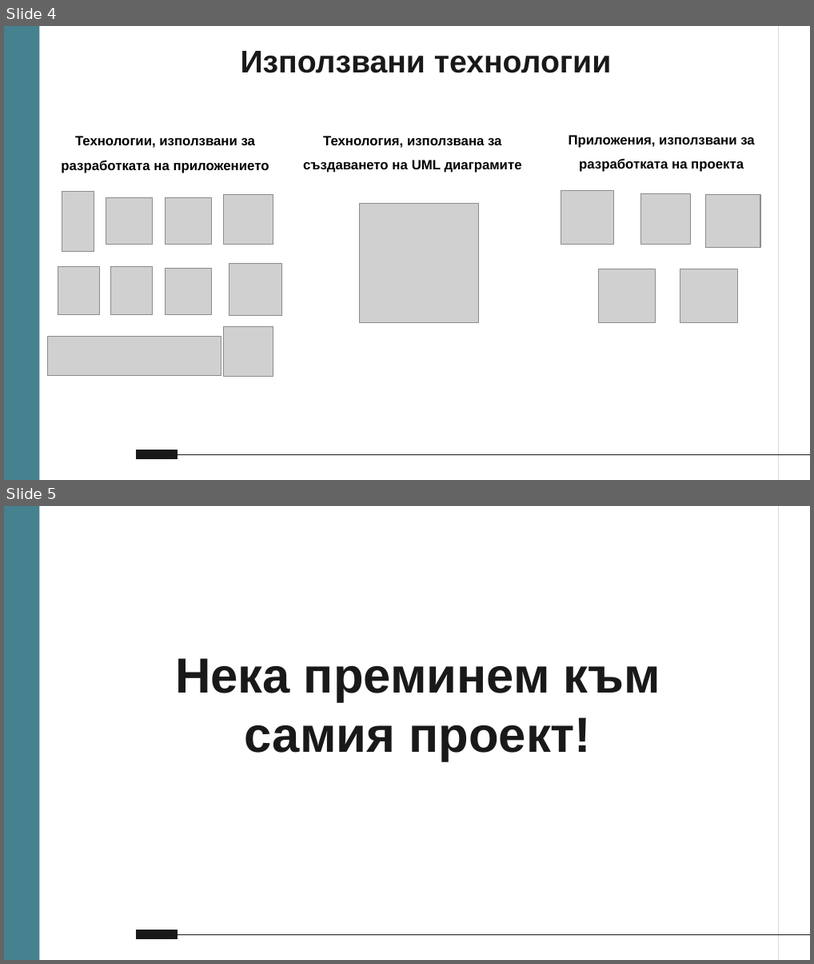
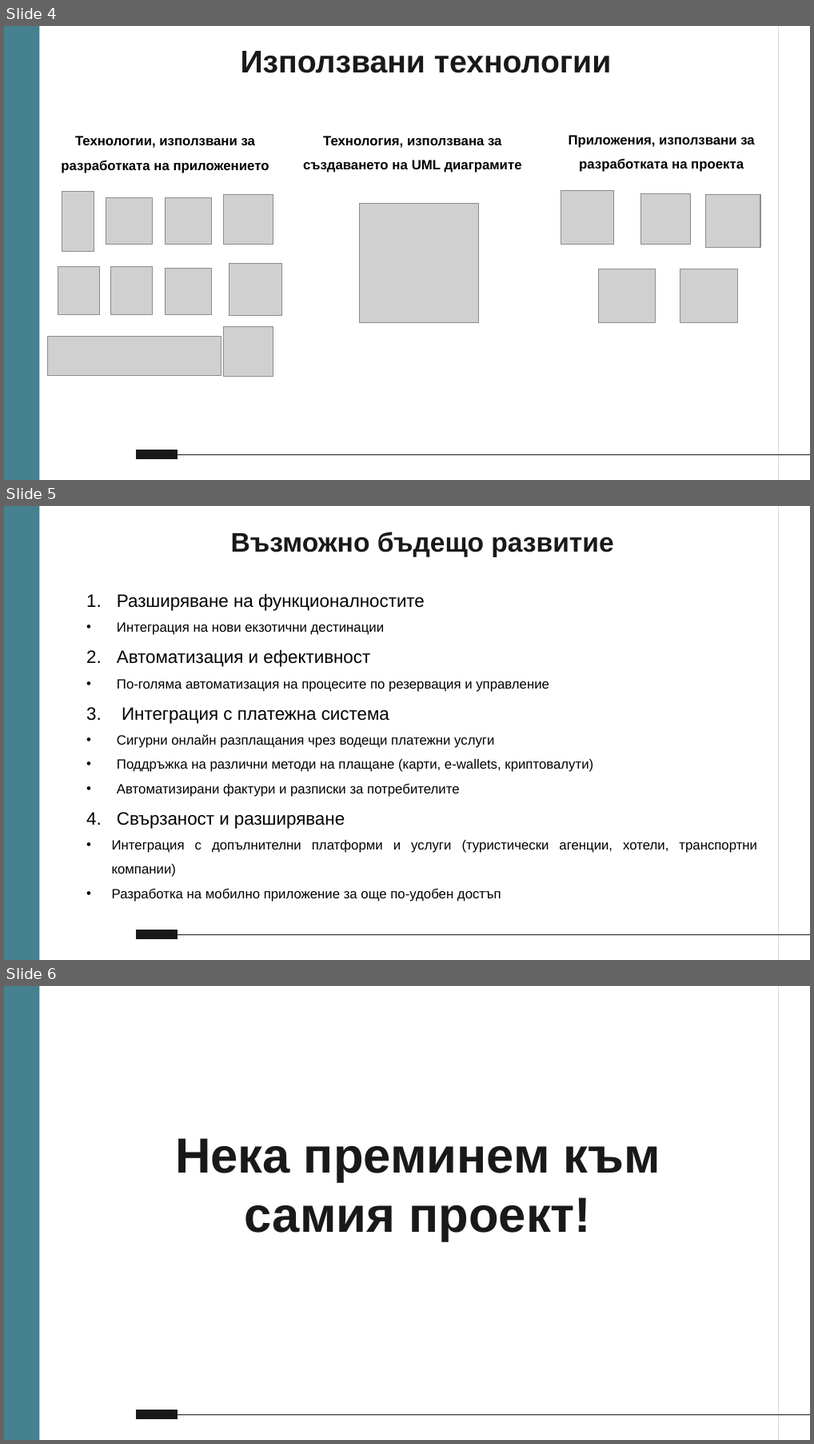
Before and after one commit to ZSMihaleva20/Exotic-Travel-Destination-Management-System, a slide deck: docs/presentation.pptx. Shown one above the other, each under a label of ours: slides 4 and 5 before the commit, slides 4, 5 and 6 after it. The pictures are 814x964 and 814x1444 pixels, drawn with LibreOffice and Linux fonts; fonts in the diff are those of the drawing; grey boxes stand for pictures. Boxes give left, top, right and bottom in pixels: in the first picture for what was removed or moved away, otherwise in the second. Text is boxed around its words. In the diff, an @@ line names an element or a change of style, - is before the commit and + after.

```diff
--- a/docs/presentation.pptx
+++ b/docs/presentation.pptx
@@ slide 5 added at [4, 506, 810, 960], background #FFFFFF; not listed: 4 template elements that a slide beside it also shows @@
@@ title added at [231, 532, 614, 557], 24 pt, text #191919, bold @@
+Възможно бъдещо развитие
@@ text added at [112, 593, 758, 901], 12 pt, text #000000 @@
+1. Разширяване на функционалностите
+• Интеграция на нови екзотични дестинации
+2. Автоматизация и ефективност
+• По-голяма автоматизация на процесите по резервация и управление
+3. Интеграция с платежна система
+• Сигурни онлайн разплащания чрез водещи платежни услуги
+• Поддръжка на различни методи на плащане (карти, e-wallets, криптовалути)
+• Автоматизирани фактури и разписки за потребителите
+4. Свързаност и разширяване
+• Интеграция с допълнителни платформи и услуги (туристически агенции, хотели, транспортни компании)
+• Разработка на мобилно приложение за още по-удобен достъп
@@ what was slide 5 is now slide 6 @@
```
Also in this commit, not shown: 1 slide changed.
